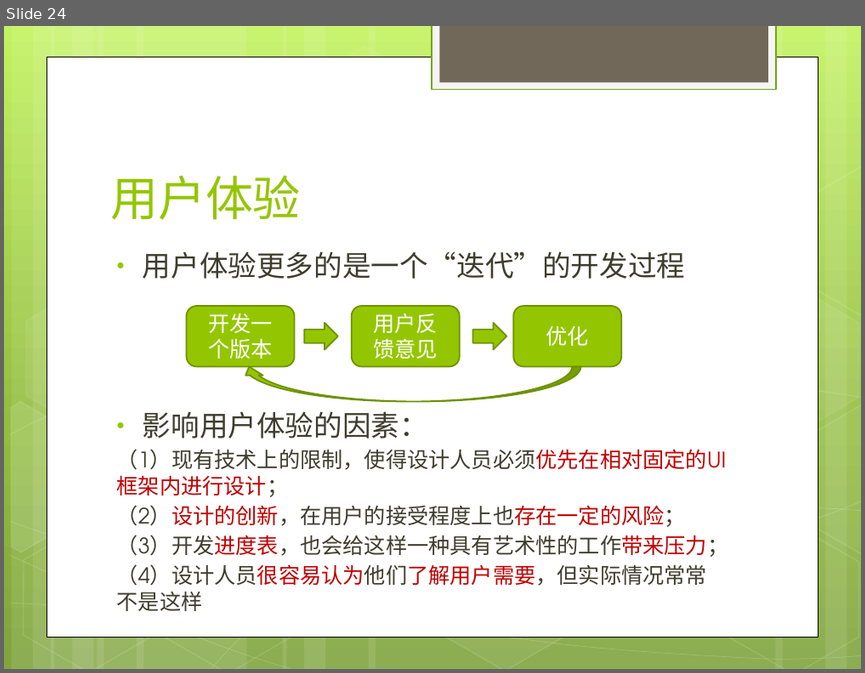
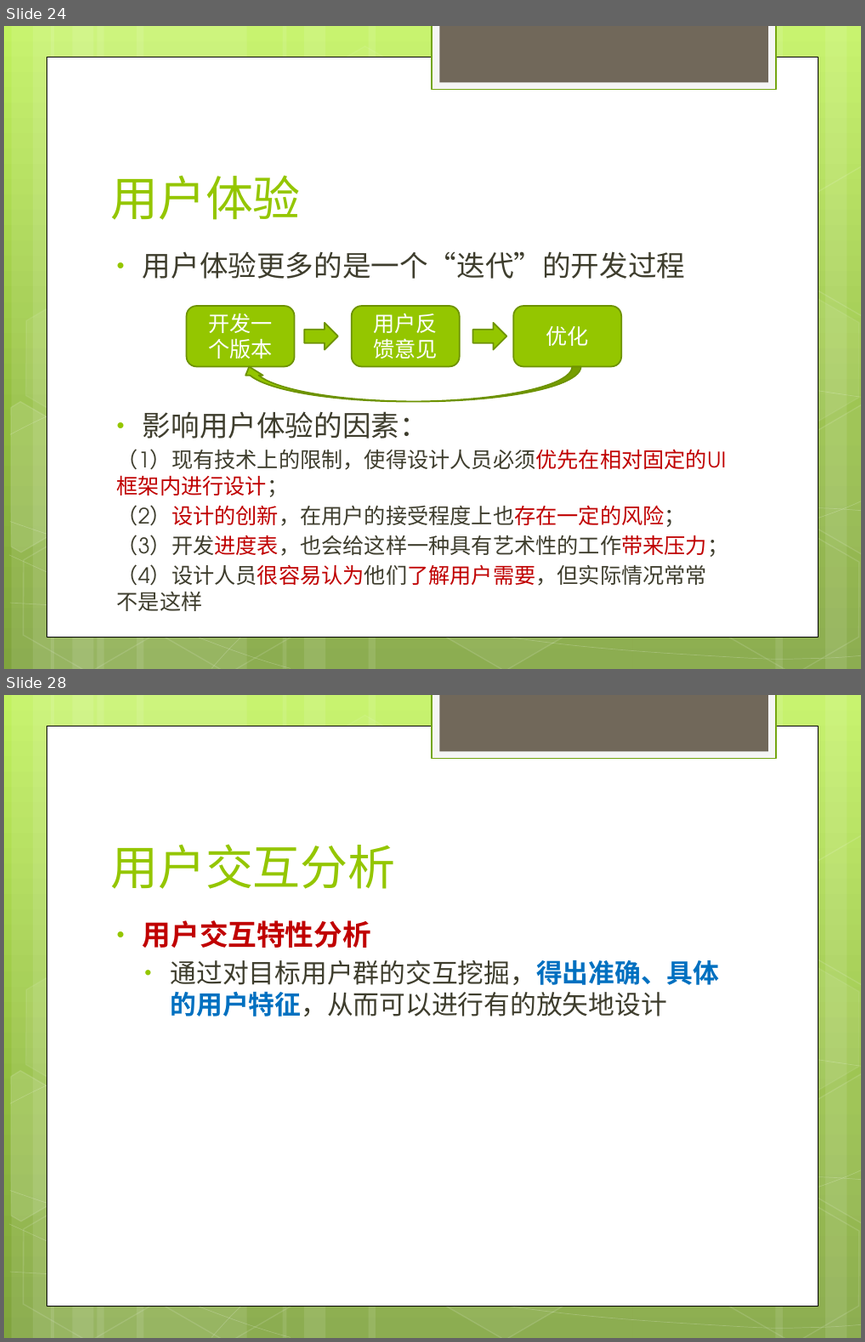
Before and after one commit to willianlam/Classes, a slide deck: 交互设计基础/课件/第5讲 界面设计.pptx. Shown one above the other, each under a label of ours: slide 24 before the commit, slides 24 and 28 after it; the slides between them are not shown. The pictures are 865x673 and 865x1342 pixels, drawn with LibreOffice and Linux fonts; fonts in the diff are those of the drawing. Boxes give left, top, right and bottom in pixels: in the first picture for what was removed or moved away, otherwise in the second. Text is boxed around its words. In the diff, an @@ line names an element or a change of style, - is before the commit and + after.

```diff
--- a/交互设计基础/课件/第5讲 界面设计.pptx
+++ b/交互设计基础/课件/第5讲 界面设计.pptx
@@ slide 28 added at [4,695,861,1338], background gradient #C3F35F to #93BF3F to #81A53E; not listed: 31 template elements that a slide beside it also shows @@
@@ title added at [110,844,396,889], 40 pt, text #94C600 @@
+用户交互分析
@@ text added at [143,920,720,1016], 22 pt, text #3E3D2D @@
+• 用户交互特性分析
+  • 通过对目标用户群的交互挖掘，得出准确、具体的用户特征，从而可以进行有的放矢地设计
```
Also in this commit, not shown: 1 slide changed, 16 other slides added, 3 other files.
